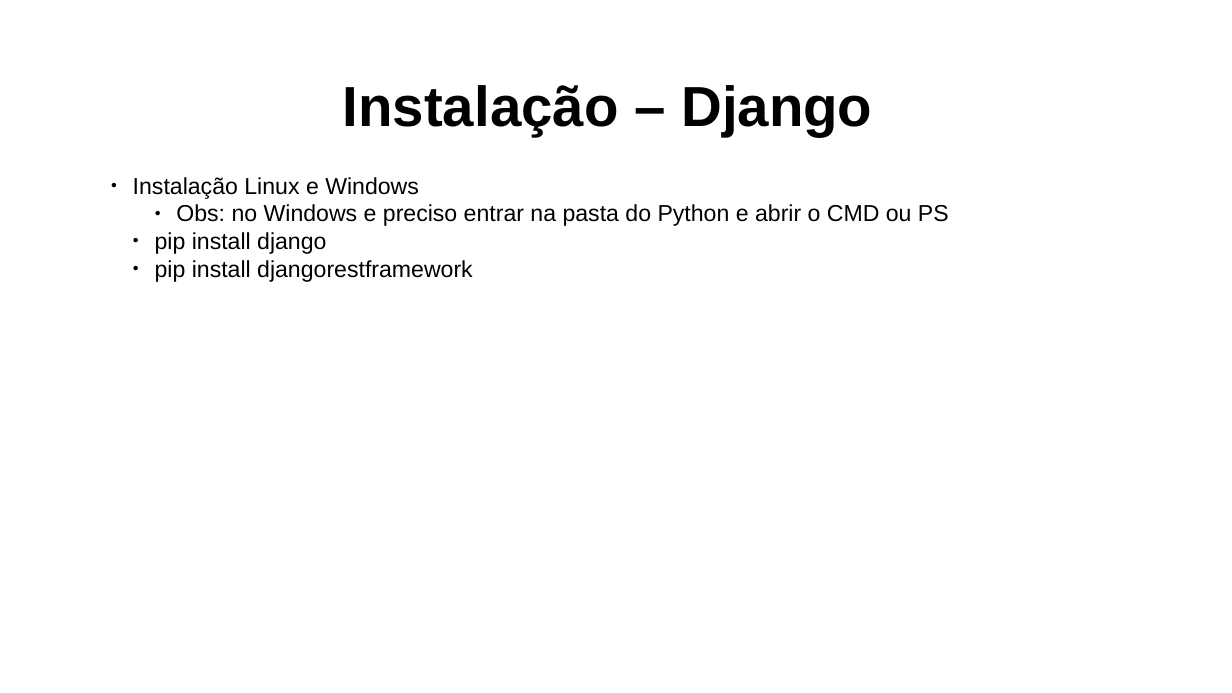
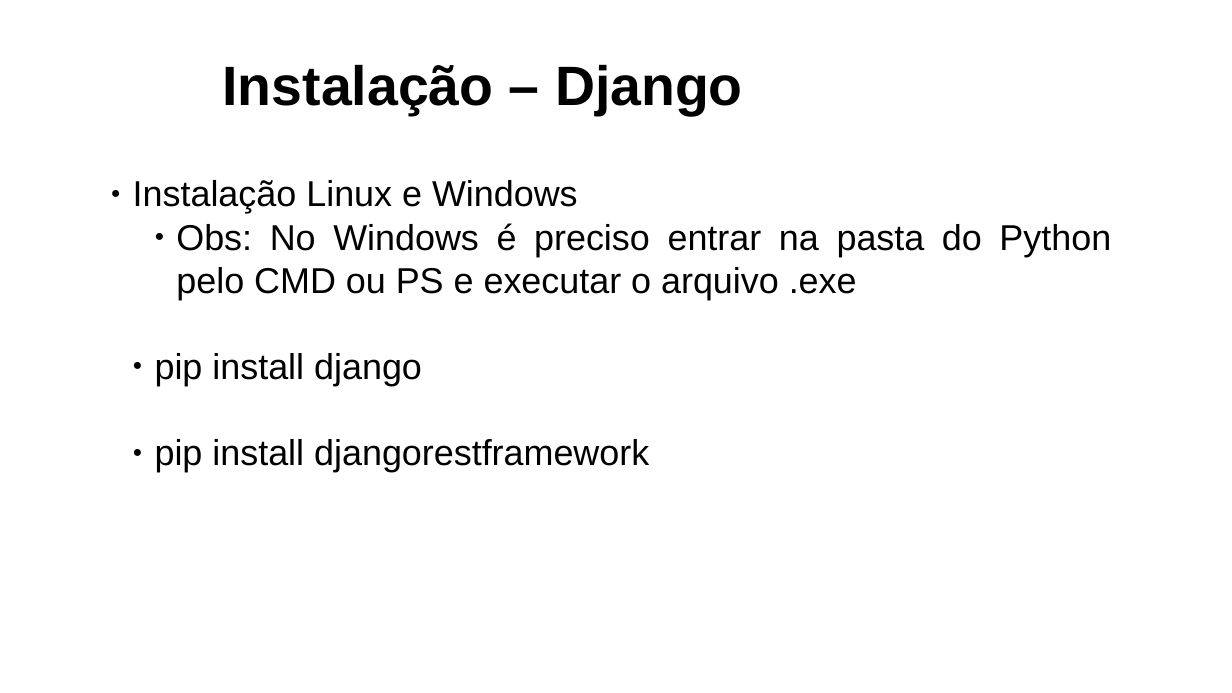
Before and after one commit to emartello/PilasMeus, a slide deck: slide 6 of Avaliação A1.odp. Drawn at 1232x693 pixels with LibreOffice and Linux fonts; fonts in the diff are those of the drawing; background and template pictures are left out. Boxes give left, top, right and bottom in pixels: in the first picture for what was removed or moved away, otherwise in the second. Text is boxed around its words. In the diff, an @@ line names an element or a change of style, - is before the commit and + after.

```diff
--- a/Avaliação A1.odp
+++ b/Avaliação A1.odp
@@ title "Instalação – Django": place and size @@
-title "Instalação – Django" at (343,85,872,136)
+title "Instalação – Django" at (223,64,743,116)
@@ title "Instalação – Django" at (223,64,743,116): size 44 to 43.2 pt @@
@@ text at (133,180,649,472): size 18 to 28 pt in "Instalação Linux e Windows", "pip install django", "pip install djangorestframework"; alignment left to justified @@
@@ text at (176,223,1111,300): text changed; size 18 to 28 pt @@
-    ● Obs: no Windows e preciso entrar na pasta do Python e abrir o CMD ou PS
+    ● Obs: No Windows é preciso entrar na pasta do Python pelo CMD ou PS e executar o arquivo .exe
```
Also in this commit, not shown: 5 other slides changed, 3 slides added, 1 slide removed, 17 other files.
